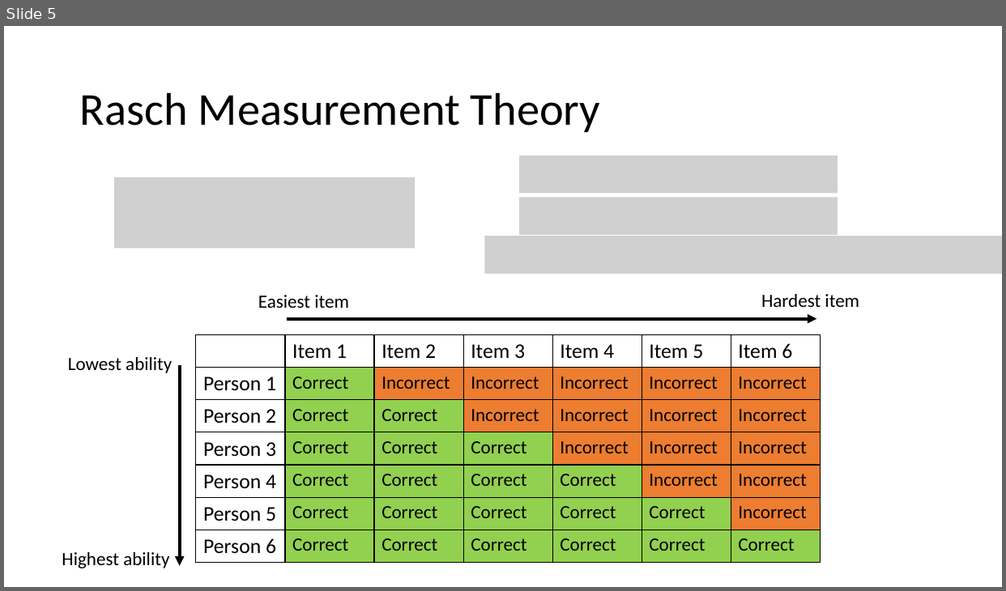
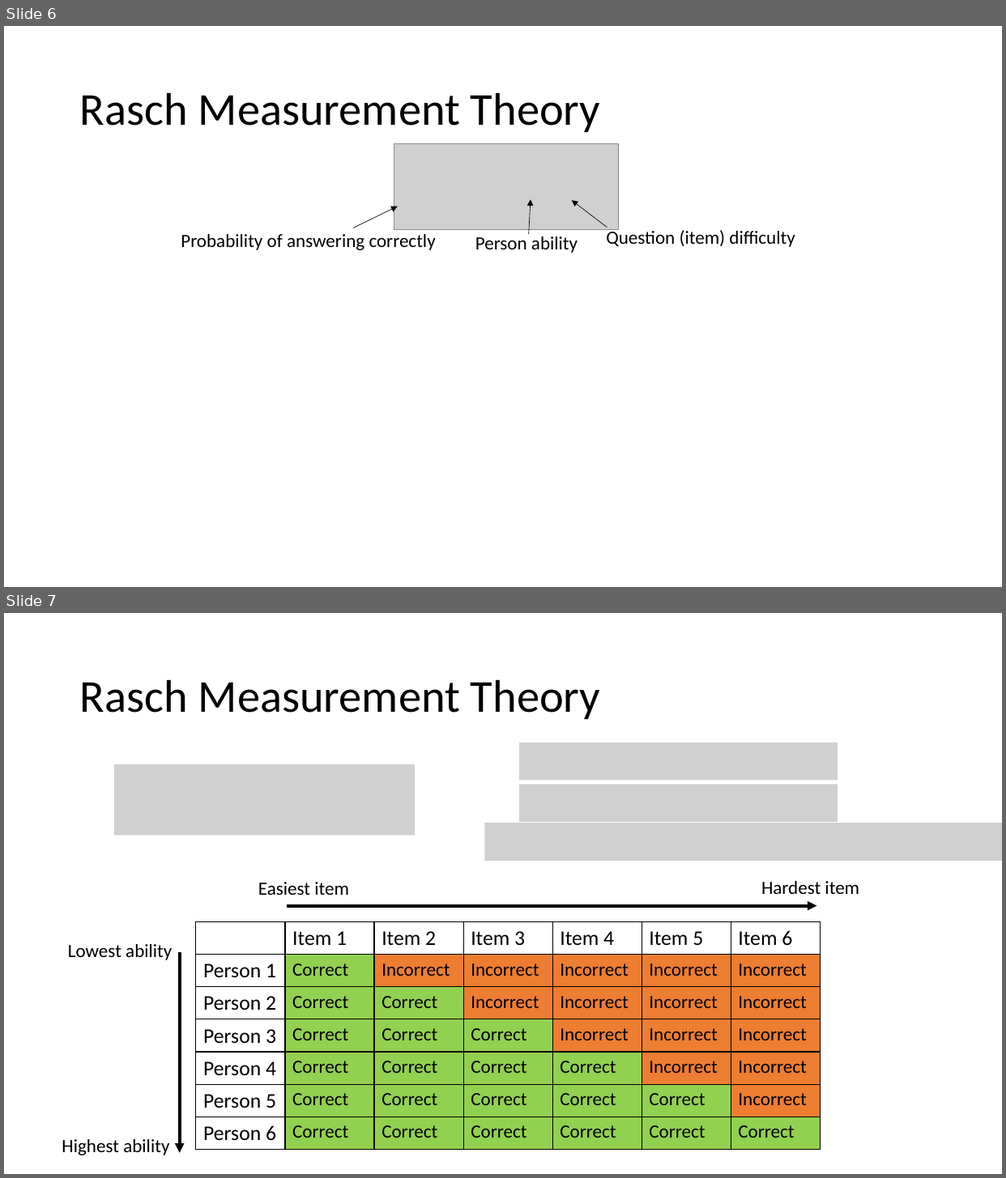
Before and after one commit to CaitlinChalk/data_science_internship, a slide deck: presentations/project1/presentation2_caitlin.pptx. Shown one above the other, each under a label of ours: slide 5 before the commit, slides 6 and 7 after it. The pictures are 1006x591 and 1006x1178 pixels, drawn with LibreOffice and Linux fonts; fonts in the diff are those of the drawing; grey boxes stand for pictures. Boxes give left, top, right and bottom in pixels: in the first picture for what was removed or moved away, otherwise in the second. Text is boxed around its words. In the diff, an @@ line names an element or a change of style, - is before the commit and + after.

```diff
--- a/presentations/project1/presentation2_caitlin.pptx
+++ b/presentations/project1/presentation2_caitlin.pptx
@@ slide 6 added at (4,26,1002,587), background #FFFFFF @@
@@ title added at (80,92,600,132), 44 pt, text #000000 @@
+Rasch Measurement Theory
@@ picture added at (394,143,619,229) @@
@@ arrow added from (353, 228) to (398, 207), #000000 0.5 pt @@
@@ arrow added from (529, 234) to (530, 199), #000000 0.5 pt @@
@@ arrow added from (607, 228) to (572, 200), #000000 0.5 pt @@
@@ text added at (181,234,436,250), 18 pt, text #000000 @@
+Probability of answering correctly
@@ text added at (475,237,577,253), 18 pt, text #000000 @@
+Person ability
@@ text added at (606,228,795,247), 18 pt, text #000000 @@
+Question (item) difficulty
@@ what was slide 5 is now slide 7 @@
```
Also in this commit, not shown: 2 slides changed, 3 other slides added, 2 slides removed.
